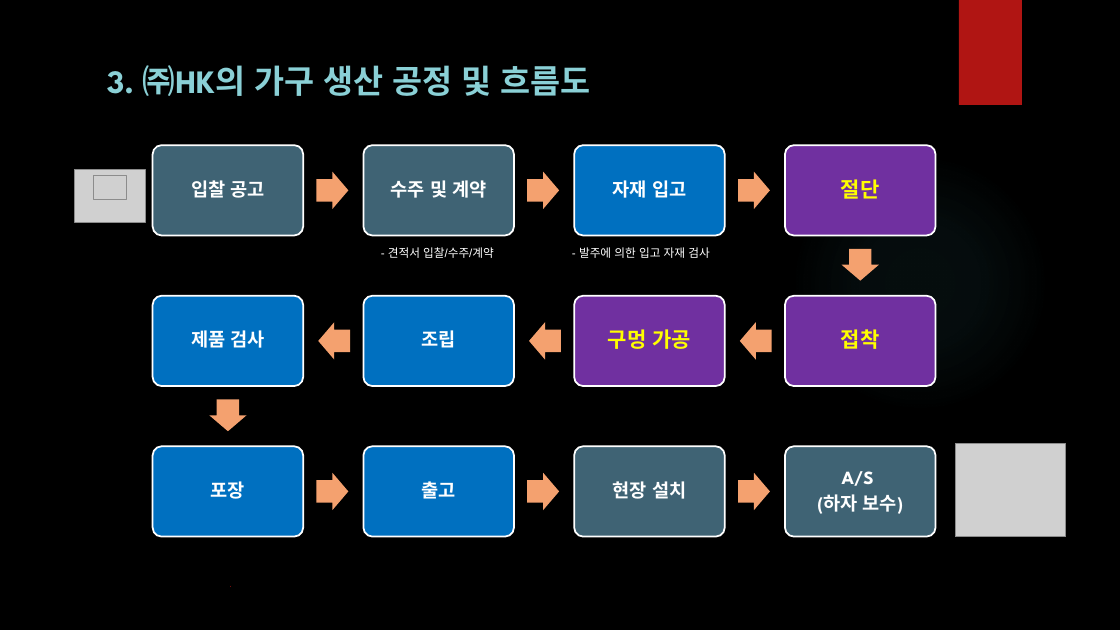
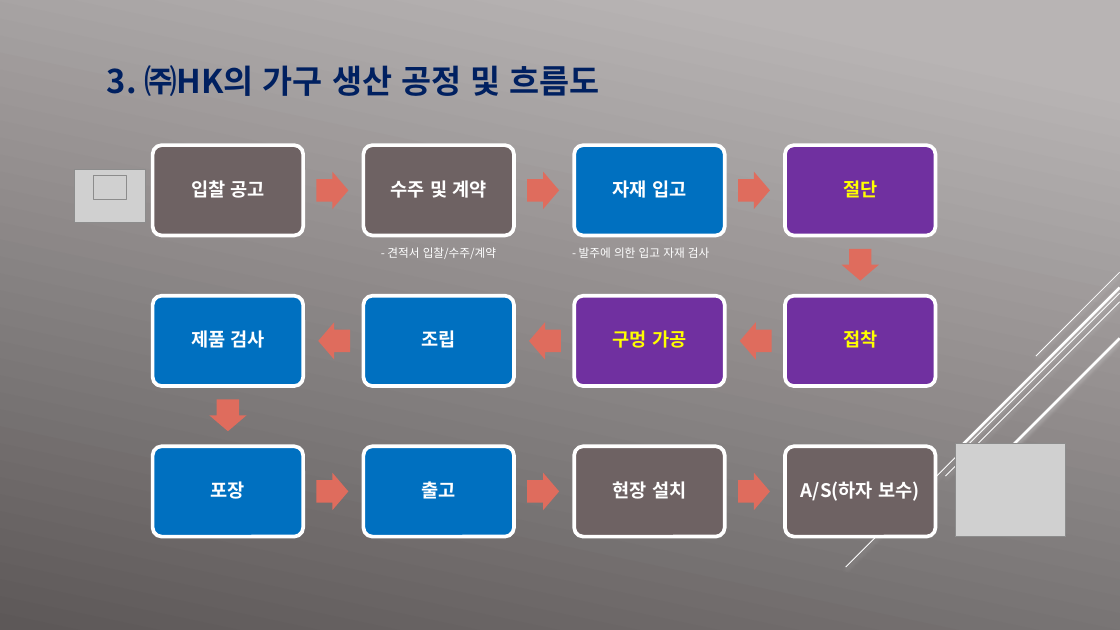
Before and after one commit to easyfw/HK_SmartFactory_Plan, a slide deck: slide 6 of (주)형경산업_스마트 팩토리 개발 및 구현.pptx. Drawn at 1120x630 pixels with LibreOffice and Linux fonts; fonts in the diff are those of the drawing; grey boxes stand for pictures; background and template pictures are left out. Boxes give left, top, right and bottom in pixels: in the first picture for what was removed or moved away, otherwise in the second. Text is boxed around its words. In the diff, an @@ line names an element or a change of style, - is before the commit and + after.

```diff
--- a/(주)형경산업_스마트 팩토리 개발 및 구현.pptx
+++ b/(주)형경산업_스마트 팩토리 개발 및 구현.pptx
@@ background picture (left out) to gradient #B9B5B5 to #5D5858 @@
@@ rectangle removed at [959, 0, 1022, 105] @@
@@ text "3. ㈜HK의 가구 생산 공정 ..." at [107, 65, 599, 96]: font League Spartan to Noto Sans CJK KR, text colour #8AD0D6 to #002060 @@
@@ text "입찰 공고" at [191, 180, 264, 198]: font League Spartan to Noto Sans CJK KR in "입찰" @@
@@ text "수주 및 계약" at [391, 180, 486, 198]: font League Spartan to Noto Sans CJK KR in "수주" @@
@@ text "자재 입고" at [613, 180, 686, 198]: font League Spartan to Noto Sans CJK KR in "자재" @@
@@ ellipse removed at [791, 154, 1049, 413] @@
@@ text "- 견적서 입찰/수주/계약" at [387, 247, 496, 259]: font Arial to Noto Sans CJK KR @@
@@ text "- 발주에 의한 입고 자재 ..." at [579, 247, 709, 258]: font Arial to Noto Sans CJK KR @@
@@ size 18 to 16 pt, font League Spartan to Noto Sans CJK KR in 3 elements at [843, 180, 877, 198], [843, 330, 877, 348], [613, 330, 686, 348] @@
@@ group added at [846, 272, 1120, 567]: 5 lines @@
@@ outline #FFFFFF 1.5 pt to #FFFFFF 3.15 pt in 8 elements at [575, 145, 725, 236], [785, 145, 935, 236], [785, 296, 935, 386], [575, 296, 725, 386], [364, 296, 514, 386], [153, 296, 303, 386], [153, 446, 303, 537], [364, 446, 514, 537] @@
@@ font League Spartan to Noto Sans CJK KR in 5 elements at [422, 330, 456, 348], [191, 330, 264, 348], [211, 481, 245, 499], [422, 481, 456, 499], [613, 481, 686, 499] @@
@@ fill #3F6373 to #6E6263; outline #FFFFFF 1.5 pt to #FFFFFF 3.15 pt in 4 elements at [153, 145, 303, 236], [364, 145, 514, 236], [575, 446, 725, 537], [785, 446, 935, 537] @@
@@ fill #F4A16F to #DF6C5D in 11 elements at [317, 171, 349, 208], [528, 171, 560, 208], [739, 171, 770, 208], [842, 249, 879, 281], [740, 323, 772, 360], [529, 323, 561, 360], [318, 323, 350, 360], [209, 399, 246, 431], [317, 473, 349, 510], [528, 473, 560, 510], [739, 473, 770, 510] @@
@@ text at [801, 481, 919, 501]: text changed; font League Spartan to Noto Sans CJK KR @@
-A/S
-(하자 보수)
+A/S(하자 보수)
@@ line (231, 586) - (231, 586): stroke #B01513 0.75 pt to #D34817 0.9 pt @@
```
Also in this commit, not shown: 13 other slides changed, 1 other file.
